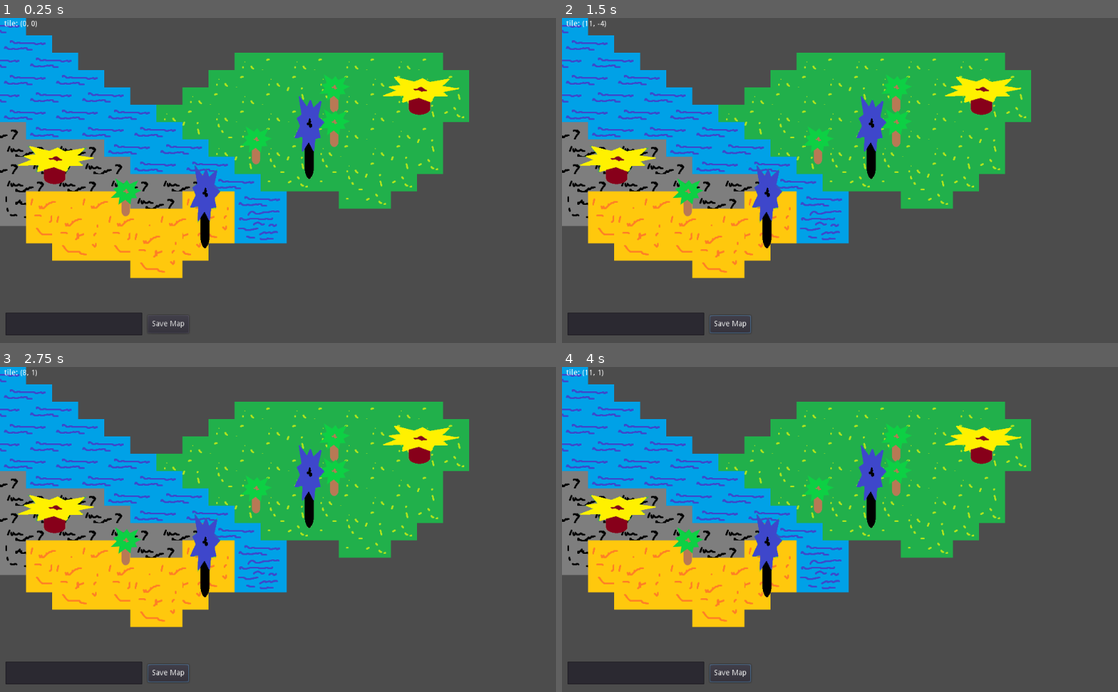
Above: before the commit, frames 1-4 (two rows, left to right).
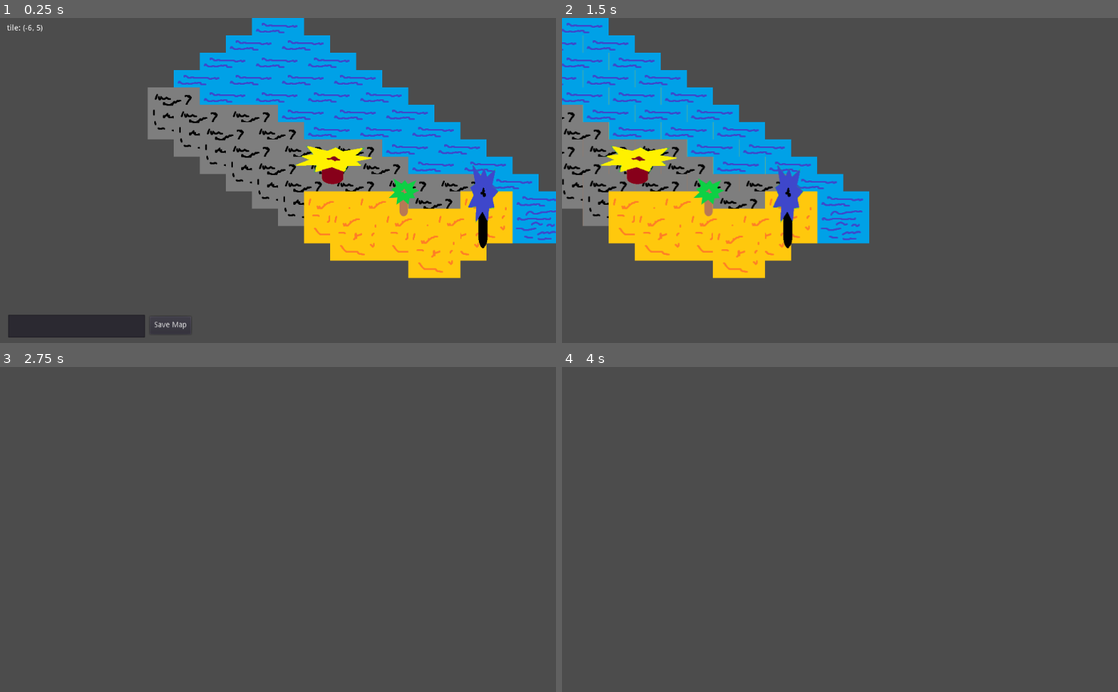
Above: after the commit, the same moments.

Repository: xfstef/captains
Game: Godot game, scene res://AdventureMap.tscn
Same seed, same stepped clock (60 frames per second), same inputs: the game is played once before the commit and once after it.
Inputs (mouse positions are in pixels of both pictures, inside the frame that each line leads up to):
- Up to frame 1 (0.25 s): no input
- Up to frame 2 (1.5 s): click "Save Map" at 0.5 s; move the mouse to (962, 164) at 1.27 s; hold Right (ui_right) from 1.28 s (still down)
- Up to frame 3 (2.75 s): move the mouse to (166, 545) at 2.02 s; release Right (ui_right) at 2.03 s; hold Down (ui_down) from 2.03 s (still down)
- Up to frame 4 (4 s): move the mouse to (895, 458) at 2.77 s; release Down (ui_down) at 2.78 s; hold Right (ui_right) 2.78-3.53 s; move the mouse to (812, 594) at 3.52 s; hold Up (ui_up) from 3.53 s (still down)

The runs differ from the first frame. In frame 1, 57% of the frame differs, in the area x 0-100%, y 0-99%; in frame 2, 33%; in frame 3, 45%; in frame 4, 45%.

Commit message:
Added camera and started making changes to it

Diff:
--- a/AdventureMap.tscn
+++ b/AdventureMap.tscn
@@ -1,12 +1,47 @@
-[gd_scene load_steps=5 format=2]
+[gd_scene load_steps=6 format=2]
 
 [ext_resource path="res://Assets/TileResources/TMGround.tres" type="TileSet" id=1]
 [ext_resource path="res://Scripts/AdventureMap.gd" type="Script" id=2]
 [ext_resource path="res://Assets/TileResources/TMProps.tres" type="TileSet" id=3]
 [ext_resource path="res://Assets/TileResources/interactable.tres" type="TileSet" id=4]
+[ext_resource path="res://Camera2D.gd" type="Script" id=5]
 
 [node name="AdventureMap" type="Node2D"]
 script = ExtResource( 2 )
+
+[node name="UI" type="CanvasLayer" parent="."]
+follow_viewport_enable = true
+
+[node name="saveMapButton" type="Button" parent="UI"]
+margin_left = -236.225
+margin_top = 551.323
+margin_right = -160.225
+margin_bottom = 584.323
+text = "Save Map"
+__meta__ = {
+"_edit_use_anchors_": false
+}
+
+[node name="saveMapName" type="LineEdit" parent="UI"]
+margin_left = -496.603
+margin_top = 547.877
+margin_right = -244.603
+margin_bottom = 589.877
+max_length = 20
+__meta__ = {
+"_edit_use_anchors_": false
+}
+
+[node name="info" type="Label" parent="UI"]
+margin_left = -498.603
+margin_top = 11.7541
+margin_right = -318.603
+margin_bottom = 63.7541
+text = "Test
+"
+__meta__ = {
+"_edit_use_anchors_": false
+}
 
 [node name="TM-Ground" type="TileMap" parent="."]
 mode = 1
@@ -14,7 +49,6 @@
 cell_size = Vector2( 96, 64 )
 cell_tile_origin = 1
 format = 1
-tile_data = PoolIntArray( -458743, 0, 0, -458742, 0, 0, -393208, 0, 0, -393207, 0, 0, -393206, 0, 0, -327673, 0, 0, -327672, 0, 0, -327671, 0, 0, -327670, 0, 0, -327669, 0, 0, -262138, 0, 0, -262137, 0, 0, -262135, 0, 0, -262134, 0, 0, -262133, 0, 0, -196602, 0, 0, -196601, 0, 0, -196600, 0, 0, -196599, 0, 0, -196598, 0, 0, -196597, 0, 0, -131066, 0, 0, -131065, 0, 0, -131064, 0, 0, -131063, 0, 0, -65530, 0, 0, -65528, 0, 0, 7, 0, 0, 8, 0, 0 )
 
 [node name="TM-Props" type="TileMap" parent="."]
 position = Vector2( 3.05176e-05, -0.00253749 )
@@ -23,7 +57,6 @@
 cell_size = Vector2( 96, 64 )
 cell_tile_origin = 1
 format = 1
-tile_data = PoolIntArray( -393207, 3, 0, -327672, 1, 0, -262136, 2, 0, -262135, 1, 0, -131064, 1, 0 )
 
 [node name="TM-Interactable" type="TileMap" parent="."]
 mode = 1
@@ -32,34 +65,10 @@
 cell_tile_origin = 1
 format = 1
 
-[node name="info" type="Label" parent="."]
-margin_left = 8.0
-margin_top = 4.0
-margin_right = 188.0
-margin_bottom = 56.0
-text = "Test
-"
-__meta__ = {
-"_edit_use_anchors_": false
-}
-
-[node name="saveMapName" type="LineEdit" parent="."]
-margin_left = 10.0
-margin_top = 544.0
-margin_right = 262.0
-margin_bottom = 586.0
-max_length = 20
-__meta__ = {
-"_edit_use_anchors_": false
-}
-
-[node name="saveMapButton" type="Button" parent="."]
-margin_left = 271.671
-margin_top = 548.738
-margin_right = 347.671
-margin_bottom = 581.738
-text = "Save Map"
-__meta__ = {
-"_edit_use_anchors_": false
-}
-[connection signal="pressed" from="saveMapButton" to="." method="_on_saveMapButton_pressed"]
+[node name="Camera2D" type="Camera2D" parent="."]
+offset = Vector2( 0, 300 )
+current = true
+drag_margin_h_enabled = true
+drag_margin_v_enabled = true
+script = ExtResource( 5 )
+[connection signal="pressed" from="UI/saveMapButton" to="." method="_on_saveMapButton_pressed"]
--- /dev/null
+++ b/Camera2D.gd
@@ -0,0 +1,15 @@
+extends Camera2D
+
+const MOVE_SPEED_H = 48
+const MOVE_SPEED_V = 32
+
+func _process(delta):
+	print(self.position)
+	if Input.is_action_pressed("ui_left"):
+		self.position[0] -= MOVE_SPEED_H
+	elif Input.is_action_pressed("ui_right"):
+		self.position[0] += MOVE_SPEED_H
+	elif Input.is_action_pressed("ui_up"):
+		self.position[1] -= MOVE_SPEED_V
+	elif Input.is_action_pressed("ui_down"):
+		self.position[1] += MOVE_SPEED_V
--- a/Scripts/AdventureMap.gd
+++ b/Scripts/AdventureMap.gd
@@ -9,6 +9,7 @@
 var mapHeight = 0
 var groundTileMap
 var propsTileMap
+var camera
 
 var data = {
 	"name": "",
@@ -39,14 +40,15 @@
 
 # Called when the node enters the scene tree for the first time.
 func _ready():
+	camera = get_node("Camera2D")
 	groundTileMap = get_node("TM-Ground")
 	propsTileMap = get_node("TM-Props")
-	info = get_node("info")
+	info = get_node("UI/info")
 	loadMapData()
 	#initPaintedMatrix()
 
 func _on_saveMapButton_pressed():
-	var saveNameInput = get_node("saveMapName")
+	var saveNameInput = get_node("UI/saveMapName")
 	var saveName = "test1"
 	if saveNameInput.text != "":
 		saveName = saveNameInput.text
--- a/project.godot
+++ b/project.godot
@@ -23,6 +23,47 @@
 
 import/physics_engine="DEFAULT"
 
+[input]
+
+ui_cancel={
+"deadzone": 0.5,
+"events": [ Object(InputEventKey,"resource_local_to_scene":false,"resource_name":"","device":0,"alt":false,"shift":false,"control":false,"meta":false,"command":false,"pressed":false,"scancode":16777217,"unicode":0,"echo":false,"script":null)
+, Object(InputEventJoypadButton,"resource_local_to_scene":false,"resource_name":"","device":0,"button_index":1,"pressure":0.0,"pressed":false,"script":null)
+ ]
+}
+ui_left={
+"deadzone": 0.5,
+"events": [ Object(InputEventKey,"resource_local_to_scene":false,"resource_name":"","device":0,"alt":false,"shift":false,"control":false,"meta":false,"command":false,"pressed":false,"scancode":16777231,"unicode":0,"echo":false,"script":null)
+, Object(InputEventJoypadButton,"resource_local_to_scene":false,"resource_name":"","device":0,"button_index":14,"pressure":0.0,"pressed":false,"script":null)
+, Object(InputEventKey,"resource_local_to_scene":false,"resource_name":"","device":0,"alt":false,"shift":false,"control":false,"meta":false,"command":false,"pressed":false,"scancode":65,"unicode":0,"echo":false,"script":null)
+ ]
+}
+ui_right={
+"deadzone": 0.5,
+"events": [ Object(InputEventKey,"resource_local_to_scene":false,"resource_name":"","device":0,"alt":false,"shift":false,"control":false,"meta":false,"command":false,"pressed":false,"scancode":16777233,"unicode":0,"echo":false,"script":null)
+, Object(InputEventJoypadButton,"resource_local_to_scene":false,"resource_name":"","device":0,"button_index":15,"pressure":0.0,"pressed":false,"script":null)
+, Object(InputEventKey,"resource_local_to_scene":false,"resource_name":"","device":0,"alt":false,"shift":false,"control":false,"meta":false,"command":false,"pressed":false,"scancode":68,"unicode":0,"echo":false,"script":null)
+ ]
+}
+ui_up={
+"deadzone": 0.5,
+"events": [ Object(InputEventKey,"resource_local_to_scene":false,"resource_name":"","device":0,"alt":false,"shift":false,"control":false,"meta":false,"command":false,"pressed":false,"scancode":16777232,"unicode":0,"echo":false,"script":null)
+, Object(InputEventJoypadButton,"resource_local_to_scene":false,"resource_name":"","device":0,"button_index":12,"pressure":0.0,"pressed":false,"script":null)
+, Object(InputEventKey,"resource_local_to_scene":false,"resource_name":"","device":0,"alt":false,"shift":false,"control":false,"meta":false,"command":false,"pressed":false,"scancode":87,"unicode":0,"echo":false,"script":null)
+ ]
+}
+ui_down={
+"deadzone": 0.5,
+"events": [ Object(InputEventKey,"resource_local_to_scene":false,"resource_name":"","device":0,"alt":false,"shift":false,"control":false,"meta":false,"command":false,"pressed":false,"scancode":16777234,"unicode":0,"echo":false,"script":null)
+, Object(InputEventJoypadButton,"resource_local_to_scene":false,"resource_name":"","device":0,"button_index":13,"pressure":0.0,"pressed":false,"script":null)
+, Object(InputEventKey,"resource_local_to_scene":false,"resource_name":"","device":0,"alt":false,"shift":false,"control":false,"meta":false,"command":false,"pressed":false,"scancode":83,"unicode":0,"echo":false,"script":null)
+ ]
+}
+
+[physics]
+
+2d/default_gravity_vector=Vector2( 0, 0 )
+
 [rendering]
 
 environment/default_environment="res://default_env.tres"
